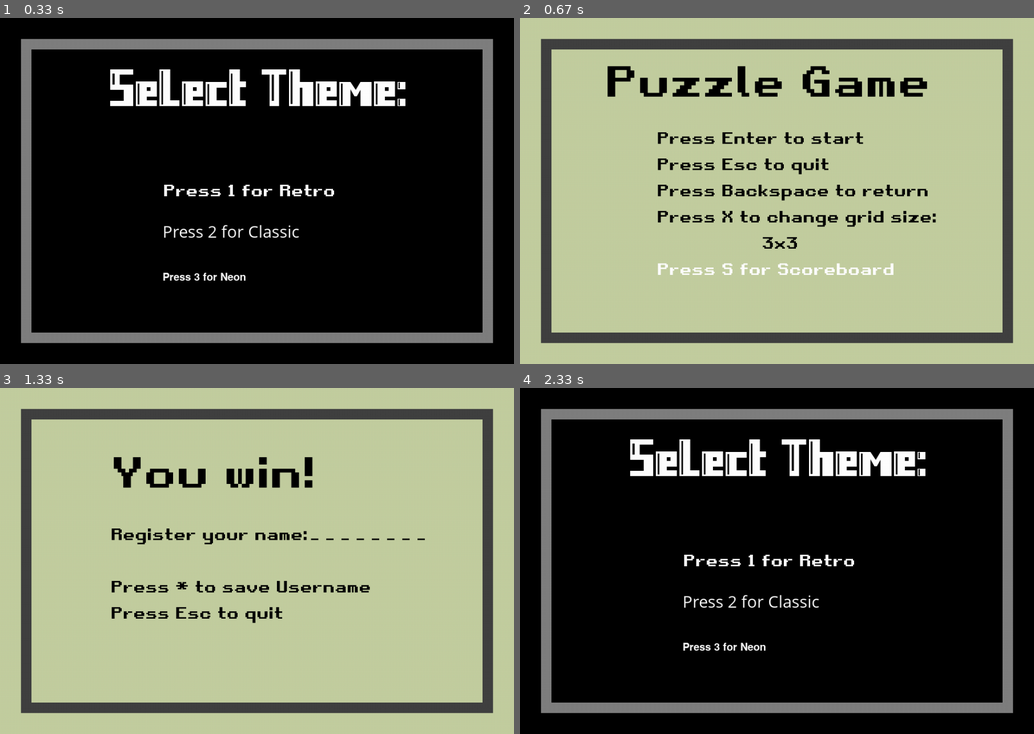
Above: before the commit, frames 1-4 (two rows, left to right).
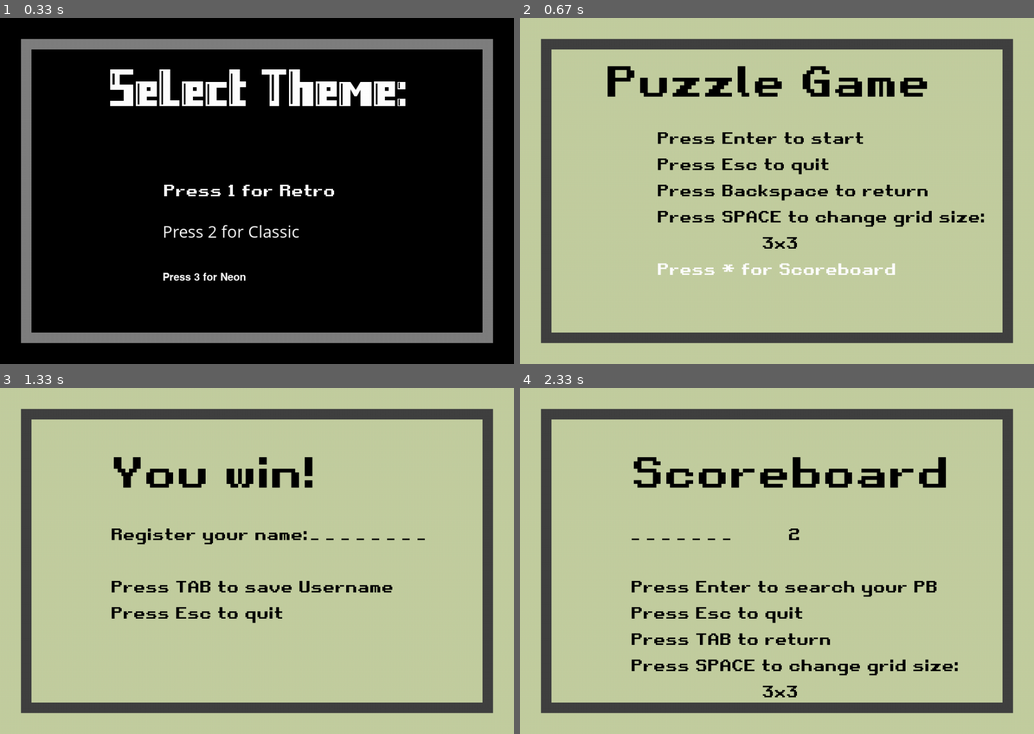
Above: after the commit, the same moments.

Repository: hugo-andriamaromanana/puzzle
Game: pygame game, started from main.py
Two runs of this game, one before a commit and one after it. Both use one fixed random seed, a clock stepped at 60 frames per second and the inputs below.
Inputs:
- Up to frame 1 (0.33 s): no input
- Up to frame 2 (0.67 s): tap 1 at 0.33 s
- Up to frame 3 (1.33 s): tap Enter at 0.67 s; tap Space at 1 s
- Up to frame 4 (2.33 s): hold Tab 1.33-1.8 s; hold Right 1.33-1.8 s; tap * at 1.88 s; tap Enter at 2.22 s

Frame 1 is identical in both runs. In frame 2, 1.2% of the frame differs, in the area x 39-91%, y 55-75%; in frame 3, 0.7%; in frame 4, 97%, in the area x 0-100%, y 0-100%.

Commit message:
[ADD] Scoreboard, Shuffle feature

Diff:
--- a/display.py
+++ b/display.py
@@ -89,11 +89,11 @@
     GAME_DISPLAY.blit(fonts['DEFAULT'].render(
         'Press Backspace to return', True, COLORS['BLACK']), (200, 250))
     GAME_DISPLAY.blit(fonts['DEFAULT'].render(
-        'Press X to change grid size: ', True, COLORS['BLACK']), (200, 300))
+        'Press SPACE to change grid size: ', True, COLORS['BLACK']), (200, 300))
     GAME_DISPLAY.blit(fonts['DEFAULT'].render(str(settings['WIDTH_BORDER']) +
                       'x'+str(settings['HEIGHT_BORDER']), True, COLORS['BLACK']), (400, 350))
     GAME_DISPLAY.blit(fonts['DEFAULT'].render(
-        'Press S for Scoreboard', True, COLORS['WHITE']), (200, 400))
+        'Press * for Scoreboard', True, COLORS['WHITE']), (200, 400))
 
 
 settings['CELL_SIZE'] = int(
@@ -109,6 +109,8 @@
     active_font = fonts[dynamic_font_size]
     SCREEN.fill(theme['BACKGROUND'])
     SCREEN.blit(RECTANGLE, (40, 40))
+    SCREEN.blit(fonts['DEFAULT'].render('Press TAB to shuffle', True,COLORS['BLACK']), (10, 5))
+    SCREEN.blit(fonts['DEFAULT'].render('Press SPACE to quick solve', True,COLORS['BLACK']), (450, 5))
     RECTANGLE.fill(theme['BORDER'])
     RECTANGLE.blit(GAME_DISPLAY, (20, 20))
     GAME_DISPLAY.fill(theme['BACKGROUND'])
@@ -121,7 +123,7 @@
                                                      COLORS['BLACK']), (col * settings['CELL_SIZE']+160+20, row * settings['CELL_SIZE']+20))
 
 
-def draw_win(current_theme,display,username,user_set):
+def draw_win(current_theme,display):
     theme = THEME[current_theme]
     fonts = theme['FONTS']
     SCREEN.fill(theme['BACKGROUND'])
@@ -132,14 +134,11 @@
     GAME_DISPLAY.blit(fonts['BIG'].render('You win!', True, COLORS['BLACK']), (150, 50))
     GAME_DISPLAY.blit(fonts['DEFAULT'].render('Register your name:', True, COLORS['BLACK']), (150, 200))
     GAME_DISPLAY.blit(fonts['DEFAULT'].render(' '.join(display), True, COLORS['BLACK']), (530, 200))
-    if user_set == False:
-        GAME_DISPLAY.blit(fonts['DEFAULT'].render('Press * to save Username', True, COLORS['BLACK']), (150, 300))
-    if user_set:
-        GAME_DISPLAY.blit(fonts['DEFAULT'].render('-Score Saved- Press Enter to continue', True, COLORS['BLACK']), (125, 300))
+    GAME_DISPLAY.blit(fonts['DEFAULT'].render('Press TAB to save Username', True, COLORS['BLACK']), (150, 300))
     GAME_DISPLAY.blit(fonts['DEFAULT'].render(
         'Press Esc to quit', True, COLORS['BLACK']), (150, 350))
 
-def draw_pb(current_theme,display,username,user_set):
+def draw_pb(current_theme,display,pB):
     theme = THEME[current_theme]
     fonts = theme['FONTS']
     SCREEN.fill(theme['BACKGROUND'])
@@ -152,9 +151,10 @@
     GAME_DISPLAY.blit(fonts['DEFAULT'].render(
         'Press Esc to quit', True, COLORS['BLACK']), (150, 350))
     GAME_DISPLAY.blit(fonts['DEFAULT'].render(
-        'Press Backspace to return', True, COLORS['BLACK']), (150, 400))
+        'Press TAB to return', True, COLORS['BLACK']), (150, 400))
     GAME_DISPLAY.blit(fonts['DEFAULT'].render(
-        'Press X to change grid size: ', True, COLORS['BLACK']), (150, 450))
+        'Press SPACE to change grid size: ', True, COLORS['BLACK']), (150, 450))
     GAME_DISPLAY.blit(fonts['DEFAULT'].render(str(settings['WIDTH_BORDER']) +
                       'x'+str(settings['HEIGHT_BORDER']), True, COLORS['BLACK']), (400, 500))
     GAME_DISPLAY.blit(fonts['DEFAULT'].render(' '.join(display), True, COLORS['BLACK']), (150, 200))
+    GAME_DISPLAY.blit(fonts['DEFAULT'].render(pB, True, COLORS['BLACK']), (450, 200))
--- a/json/best_scores.json
+++ b/json/best_scores.json
@@ -1,40 +1,43 @@
 {
     "3X3": {
-        "Giovanni": 3,
-        "Gianluca": 3,
-        "A": 100,
-        "test": 300,
-        "testAAAA": 300
+        "BLACK": 50,
+        "RED": 66,
+        "GREEN": 83
     },
     "4X4": {
-        "Livio": 3,
-        "Michele": 3,
-        "Marco": 3
+        "YELLOW": 50,
+        "BLUE": 66,
+        "PURPLE": 83
     },
     "5X5": {
-        "Livio": 3,
-        "Michele": 3
+        "ORANGE": 50,
+        "PINK": 66,
+        "BROWN": 83
     },
     "6X6": {
-        "Giovanni": 3,
-        "Gianluca": 3
+        "WHITE": 50,
+        "GRAY": 66,
+        "BLACK": 83,
+        "HUGO": 96
     },
     "7X7": {
-        "Livio": 3,
-        "Hugo": 23,
-        "HUgo": 26
+        "RED": 50,
+        "GREEN": 66,
+        "BLUE": 83
     },
     "8X8": {
-        "Marco": 3,
-        "Giovanni": 3,
-        "Gianluca": 3
+        "YELLOW": 50,
+        "PURPLE": 66,
+        "ORANGE": 83
     },
     "9X9": {
-        "Giovanni": 3,
-        "Gianluca": 3
+        "PINK": 50,
+        "BROWN": 66,
+        "WHITE": 83
     },
     "10X10": {
-        "Livio": 3,
-        "Michele": 3
+        "GRAY": 50,
+        "BLACK": 66,
+        "RED": 83
     }
 }
--- a/main.py
+++ b/main.py
@@ -3,7 +3,6 @@
 if __name__ == '__main__':
     state = 'Theme'
     running = True
-    user_set=False
     while running:
         events = pygame.event.get()
         if state == 'Theme':
@@ -26,9 +25,9 @@
                             1, settings['WIDTH_BORDER']*settings['HEIGHT_BORDER'])]+['0']
                     dynamic_font_size = modify_dynamic_font_size(settings)
                     state = 'Game'
-                if X_KEYDOWN(event):
+                if SPACEBAR_KEYDOWN(event):
                     settings = change_grid_size(settings)
-                if S_KEYDOWN(event):
+                if STAR_KEYDOWN(event):
                     state = 'PB'
         if state == 'Game':
             draw_grid(settings, game_grid, current_theme, dynamic_font_size)
@@ -40,6 +39,9 @@
                     score = add_score(score)
                 if not check_win(game_grid, WINNING_POS):
                     state = 'Win'
+                if TAB_KEYDOWN(event):
+                    game_grid=shuffle_grid(game_grid)
+                    score=0
                 # ------------------------------------------------------------
                 if SPACEBAR_KEYDOWN(event):
                     game_grid=WINNING_POS
@@ -47,19 +49,25 @@
                            current_theme, dynamic_font_size)
                 # ------------------------------------------------------------
         if state == 'Win':
-            draw_win(current_theme,display,username,user_set)
+            draw_win(current_theme,display)
             for event in events:
                 running = ESC_KEYDOWN(event)
-                display_username(event,user_set)
-                if RETURN_KEYDOWN(event):
+                display_username(event,current_theme)
+                if TAB_KEYDOWN(event):
                     save_score(scores,(''.join([i for i in display if i != '_'])),score)
                     score=0
                     game_grid = init_game()
-                    state = 'Theme'
+                    state = 'Menu'
         if state =='PB':
-            draw_pb(current_theme,display,username,user_set)
+            draw_pb(current_theme,display,pB)
             for event in events:
+                display_username(event,current_theme)
                 running = ESC_KEYDOWN(event)
-                if BACKSPACE_KEYDOWN(event):
-                    state = 'Menu'
+                if RETURN_KEYDOWN(event):
+                    pB=find_PB((''.join([i for i in display if i != '_'])),format_grid_size(settings))
+                    print(pB)
+                if TAB_KEYDOWN(event):
+                    state='Menu'
+                if SPACEBAR_KEYDOWN(event):
+                    settings = change_grid_size(settings)
         pygame.display.update()
--- a/pygame_functions.py
+++ b/pygame_functions.py
@@ -2,6 +2,7 @@
 from pygame.locals import *
 from data import settings, dump_data, scores
 import math
+import random
 
 # ------------------------------------------------------------
 AUTHORIZED_KEYS = [K_DOWN, K_UP, K_LEFT, K_RIGHT]
@@ -67,8 +68,9 @@
     return score+1
 
 def quick_cheat(game_grid):
-    game_grid = WINNING_POS
-    return game_grid
+    if score > 10:
+        game_grid = WINNING_POS
+        return game_grid
 
 
 # ------------------------------------------------------------
@@ -86,11 +88,25 @@
 def format_grid_size(settings):
     return str(settings['WIDTH_BORDER'])+'X'+str(settings['HEIGHT_BORDER'])
 
+def shuffle_grid(game_grid):
+    #Starting from the last tile, swap it with a random tile before it
+    for i in range(len(game_grid)-1,0,-1):
+        j = random.randint(0,i)
+        game_grid[i],game_grid[j] = game_grid[j],game_grid[i]
+    return game_grid
+
+
 # ------------------------------------------------------------
 username=''
 display=['_']*8
+
+def reset_username():
+    global username,display
+    username=''
+    display=['_']*8
+
 def display_username(event,current_theme):
-    global username, display,user_set
+    global username, display
     AUTHORIZED_LETTERS='ABCDEFGHIJKLMNOPQRSTUVWXYZabcdefghijklmnopqrstuvwxyz'
     if event.type == pygame.KEYDOWN and current_theme != None:
         if event.key == K_BACKSPACE and len(username) > 0:
@@ -98,18 +114,12 @@
             display[len(username)] = '_'
         if event.unicode in AUTHORIZED_LETTERS and len(username) < 10:
             username += (event.unicode).upper()
-            print(username)
             display[len(username)-1] = (event.unicode).upper()
-        if event.key == K_RETURN:
-            display=[str(i) for i in username]
-            user_set=True
 
 def save_score(scores,username,score):
     if username not in [i for i in scores[format_grid_size(settings)]]:
         scores[format_grid_size(settings)][username]=score
     else:
-        if score > scores[format_grid_size(settings)][username]:
+        if score < scores[format_grid_size(settings)][username]:
             scores[format_grid_size(settings)][username]=score
     dump_data('best_scores',scores)
-
-save_score(scores,'testAAAA',300)
--- a/state.py
+++ b/state.py
@@ -16,11 +16,13 @@
     if event.type == pygame.KEYDOWN and event.key == pygame.K_BACKSPACE:
         return True
 
-
 def RETURN_KEYDOWN(event):
     if event.type == pygame.KEYDOWN and event.key == pygame.K_RETURN:
         return True
 
+def STAR_KEYDOWN(event):
+    if event.type == pygame.KEYDOWN and (event.key == pygame.K_KP_MULTIPLY or event.key == pygame.K_ASTERISK):
+        return True
 
 def X_KEYDOWN(event):
     if event.type == pygame.KEYDOWN and event.key == pygame.K_x:
@@ -30,9 +32,11 @@
     if event.type == pygame.KEYDOWN and event.key == pygame.K_s:
         return True
 
+def TAB_KEYDOWN(event):
+    if event.type == pygame.KEYDOWN and event.key == pygame.K_TAB:
+        return True
+
 # ------------------------------------------------------------
-
-
 def state_theme_select():
     current_theme = 'DARK'
     display_select_theme(current_theme)
@@ -42,7 +46,6 @@
     if current_theme != None:
         return 'Menu'
 
-
 def change_theme(event, current_theme):
     if event.type == pygame.KEYDOWN and event.unicode == '1':
         current_theme = 'RETRO'
@@ -51,3 +54,9 @@
     if event.type == pygame.KEYDOWN and event.unicode == '3':
         current_theme = 'NEON'
     return current_theme
+
+pB='Search for a user'
+def find_PB(username,setting):
+    if username in scores[setting]:
+        return str(scores[setting][username])
+    return 'No PB'
